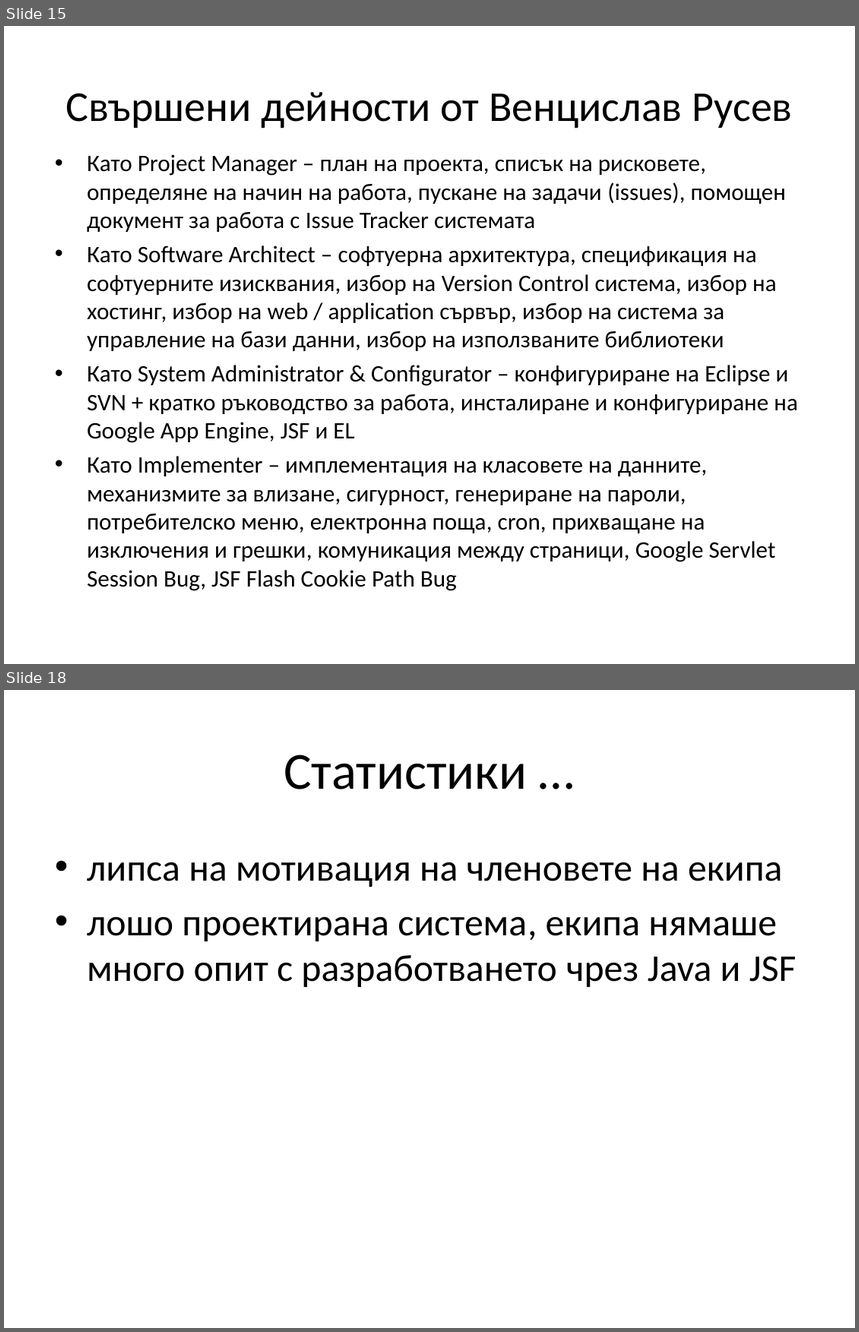
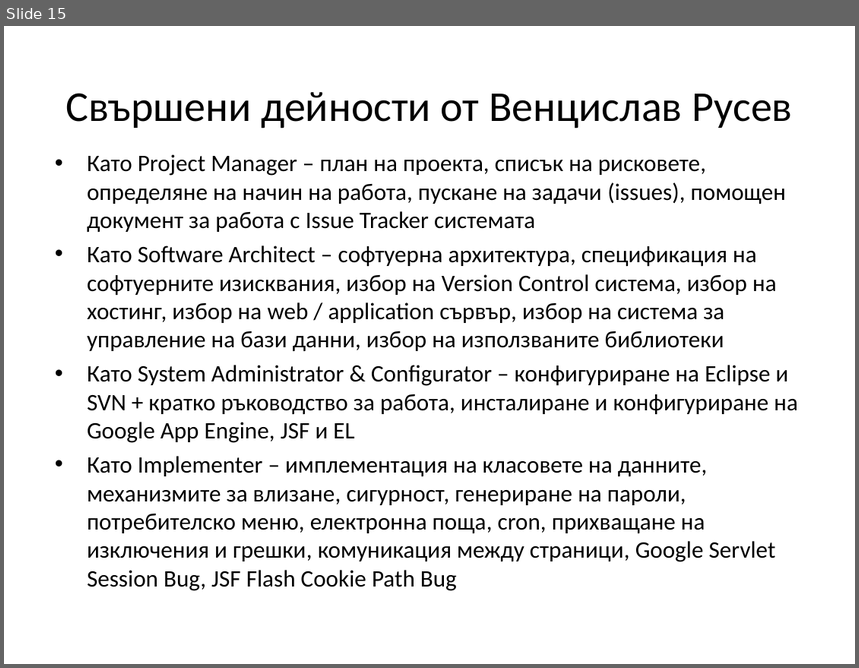
Before and after one commit to jasimcse/team2-strawberry, a slide deck: prezentaciq/venci.ppt. Shown one above the other, each under a label of ours: slides 15 and 18 before the commit, slide 15 after it; the slides between them are not shown. The pictures are 859x1332 and 859x668 pixels, drawn with LibreOffice and Linux fonts; fonts in the diff are those of the drawing. Boxes give left, top, right and bottom in pixels: in the first picture for what was removed or moved away, otherwise in the second. Text is boxed around its words. In the diff, an @@ line names an element or a change of style, - is before the commit and + after.

```diff
--- a/prezentaciq/venci.ppt
+++ b/prezentaciq/venci.ppt
@@ slide 18 removed at [4, 690, 855, 1328], background #FFFFFF @@
@@ title removed at [284, 755, 527, 790] @@
-Статистики …
@@ text removed at [87, 862, 797, 987] @@
-• липса на мотивация на членовете на екипа
-• лошо проектирана система, екипа нямаше много опит с разработването чрез Java и JSF
```
Also in this commit, not shown: 3 slides changed, 2 slides added.
